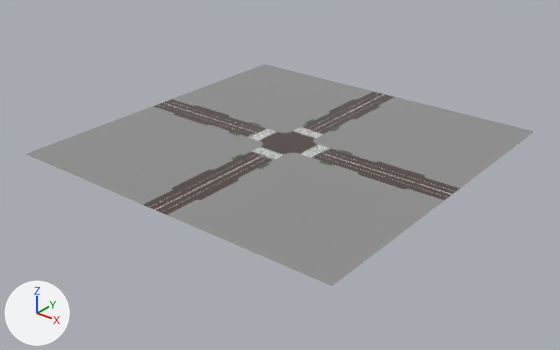
Renders of the FBX model Assets/fbxStorage/LocationTilesNoProps/TileCity5_4.fbx from each side of a commit.
Both versions are drawn from a camera (50 mm lens) standing at (243.0, -311.0, 171.0) and looking at (1.0, -9.0, -16.0). Lighting does not change. The marker at lower left points along +X, +Y and +Z. Where no turn or scale is listed for an object, it has been applied to the vertices.

In view in the first picture: 'Road1.001', 'Road1.002', 'Road1.003', 'Sidewalk1.006', 'Sidewalk1.025', 'Sidewalk1.103', 'Sidewalk1.132'.
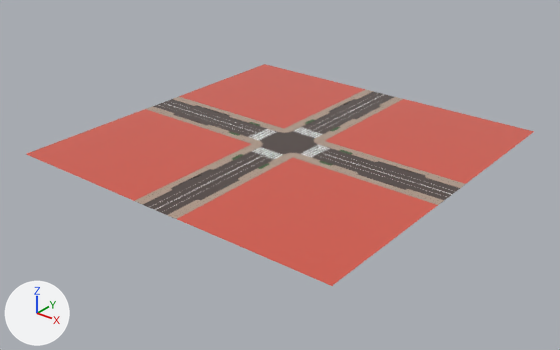
Where the change shows, as pixel boxes [x1, y1, x2, y2] in the pictures (560 x 350 px):
'Sidewalk1.006', recoloured (grey to red)
    both: [26, 64, 534, 286]
'Sidewalk1.025', moved
    before: [147, 97, 188, 113]
    after: [405, 174, 447, 199]
'Sidewalk1.132', deleted
    before: [296, 142, 336, 161]
'Sidewalk1.111', added
    after: [287, 125, 332, 140]

What changed in the scene script:
```text
Add img_a_sidewalk_tex_png:
    img_a_sidewalk_tex_png = load_image('A_Sidewalk_Tex.png', '../../Textures/A_Sidewalk_Tex.png', 1024, 1024, 'sRGB')
Add mat_sidewalk3_mat:
    mat_sidewalk3_mat = principled_material('Sidewalk3_Mat')
    mat_sidewalk3_mat.base_color = (0.665, 0.102, 0.0685)  # red #d55a4a
    mat_sidewalk3_mat.roughness = 0.0
Add mat_a_sidewalk_mat:
    mat_a_sidewalk_mat = principled_material('A_Sidewalk_Mat')
    mat_a_sidewalk_mat.texture = img_a_sidewalk_tex_png
    mat_a_sidewalk_mat.roughness = 0.0
Change me_plane_075:
    where me_plane_075.from_pydata(...)  # 28 vertices, 12 faces; spans x -100.0..100.0, y -100.0..100.0, z 0.0
    remove me_plane_075.materials.append(mat_a_location)  # picture img_a_location_tex_jpg
    add me_plane_075.materials.append(mat_sidewalk3_mat)  # red #d55a4a
Add me_plane_085_1:
    me_plane_085_1.from_pydata(...)  # 176 vertices, 182 faces; spans x -14.2..14.2, y -5.0..1.0, z 0.0..0.1
    me_plane_085_1.materials.append(mat_a_sidewalk_mat)  # picture img_a_sidewalk_tex_png
Change ob_sidewalk1_025:
    ob_sidewalk1_025.location: (-95.0, 0.0, 0.0) -> (87.0, 0.0, 0.0)
Remove ob_sidewalk1_132:
    ob_sidewalk1_132 = bpy.data.objects.new('Sidewalk1.132', me_plane_055)
    ob_sidewalk1_132.location = (21.0, 0.0, 0.0)
Add ob_sidewalk1_111:
    ob_sidewalk1_111 = bpy.data.objects.new('Sidewalk1.111', me_plane_085_1)
    ob_sidewalk1_111.location = (0.0, 21.0, 0.0)
```
